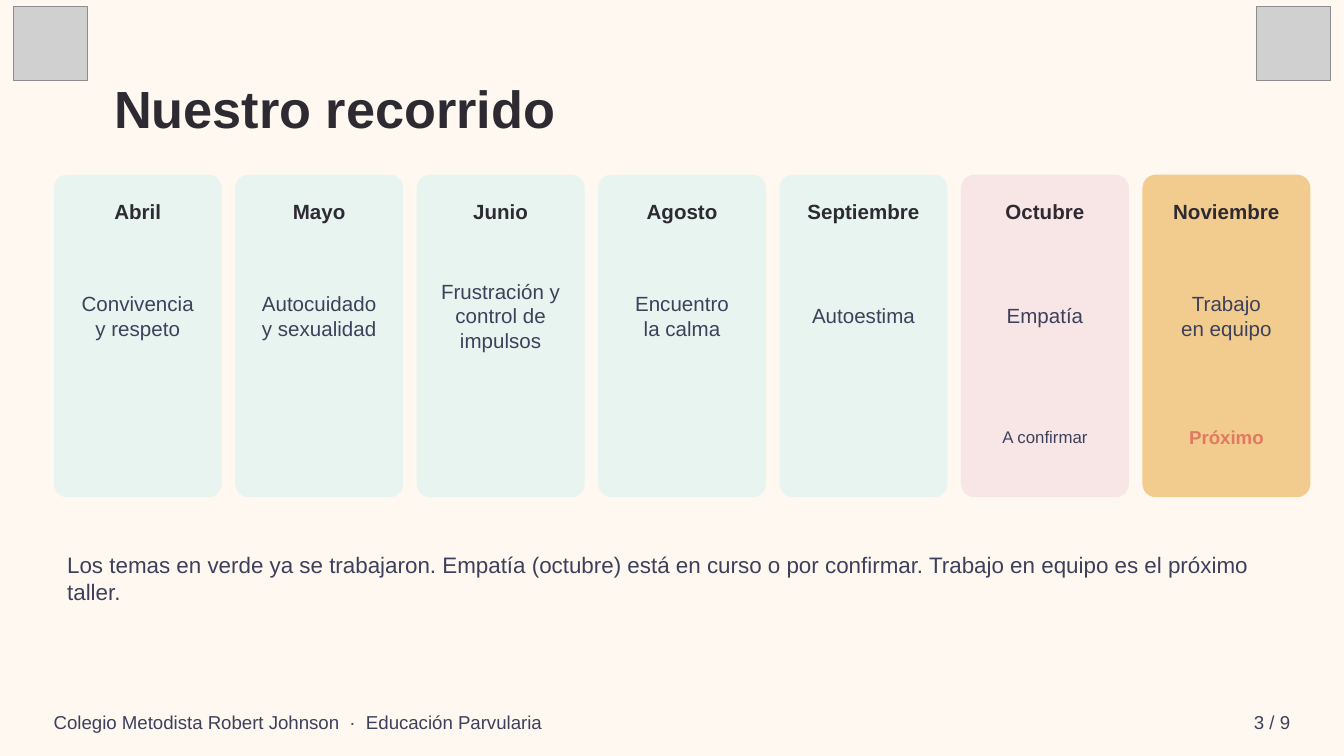
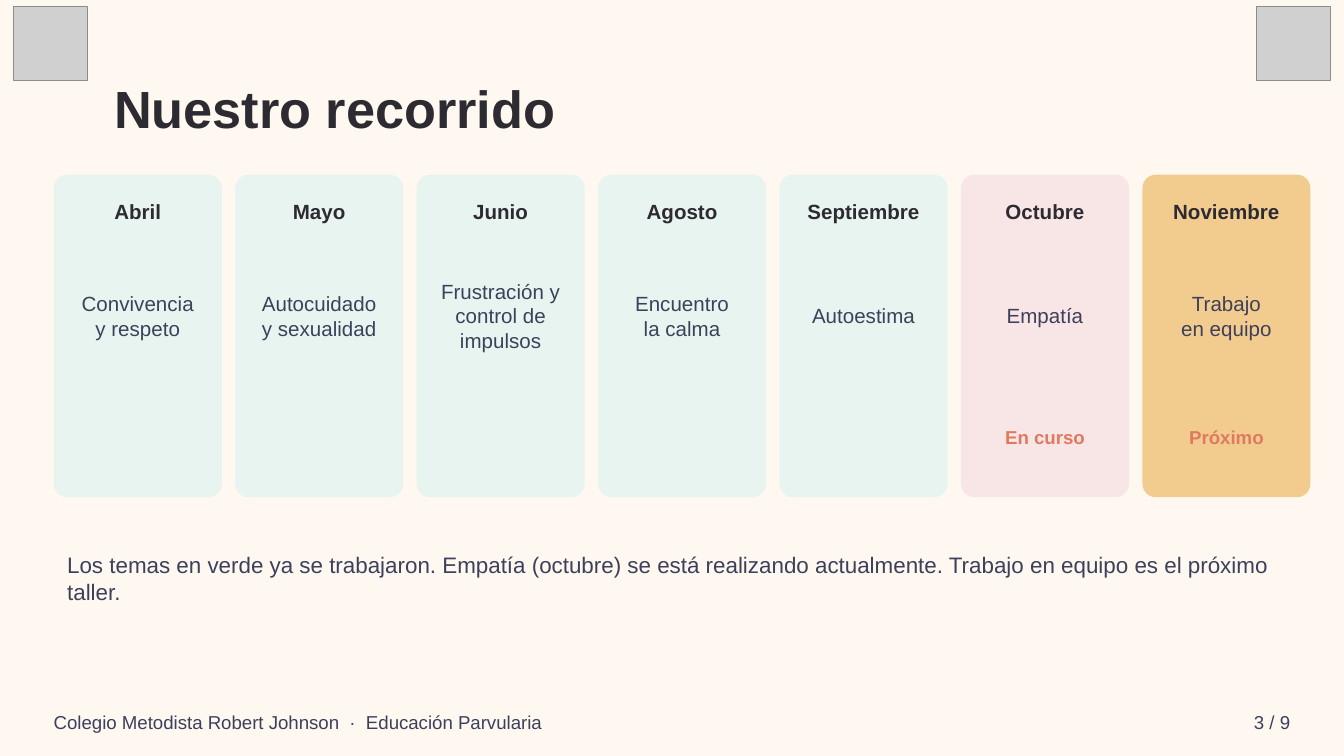
Before and after one commit to psalejandrabravo-ship-it/crecer-juntosCMRJ, a slide deck: slide 3 of Crecer_juntos_talleres_socioemocionales.pptx. Drawn at 1344x756 pixels with LibreOffice and Linux fonts; fonts in the diff are those of the drawing; grey boxes stand for pictures. Boxes give left, top, right and bottom in pixels: in the first picture for what was removed or moved away, otherwise in the second. Text is boxed around its words. In the diff, an @@ line names an element or a change of style, - is before the commit and + after.

Commit message:
Actualizar presentación: Empatía (octubre) marcada como en curso

```diff
--- a/Crecer_juntos_talleres_socioemocionales.pptx
+++ b/Crecer_juntos_talleres_socioemocionales.pptx
@@ text at box(1005, 431, 1085, 444): text changed; size 9 to 10 pt; text colour #3D405B to #E07A5F; bold on @@
-A confirmar
+En curso
@@ text at box(67, 556, 1268, 600): text changed @@
-Los temas en verde ya se trabajaron. Empatía (octubre) está en curso o por confirmar. Trabajo en equipo es el próximo taller.
+Los temas en verde ya se trabajaron. Empatía (octubre) se está realizando actualmente. Trabajo en equipo es el próximo taller.
```
Also in this commit, not shown: 1 other slide changed.
